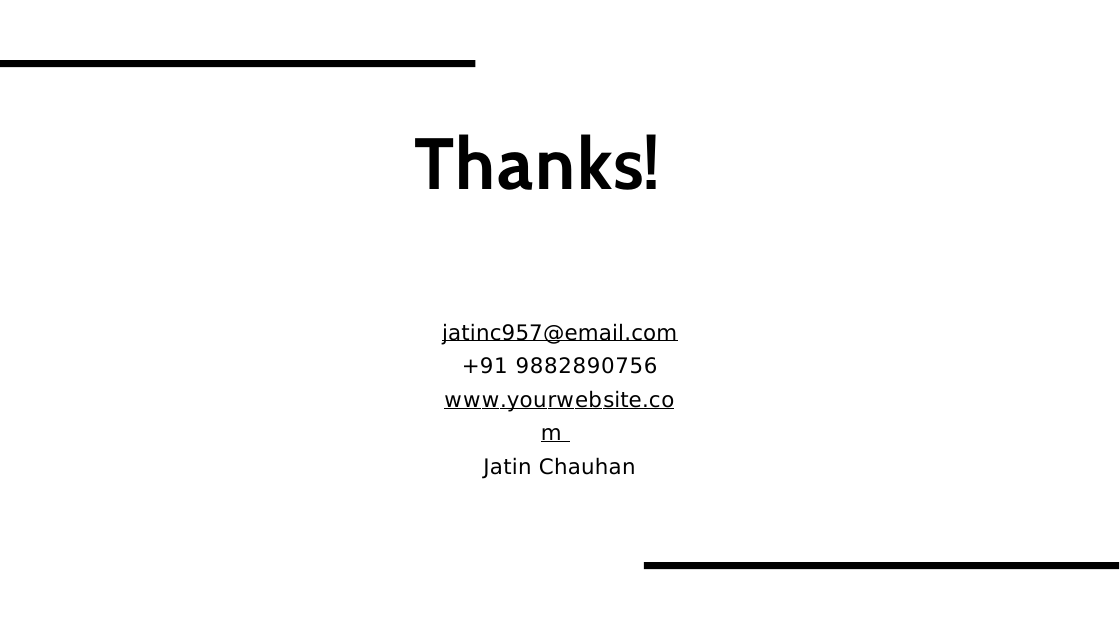
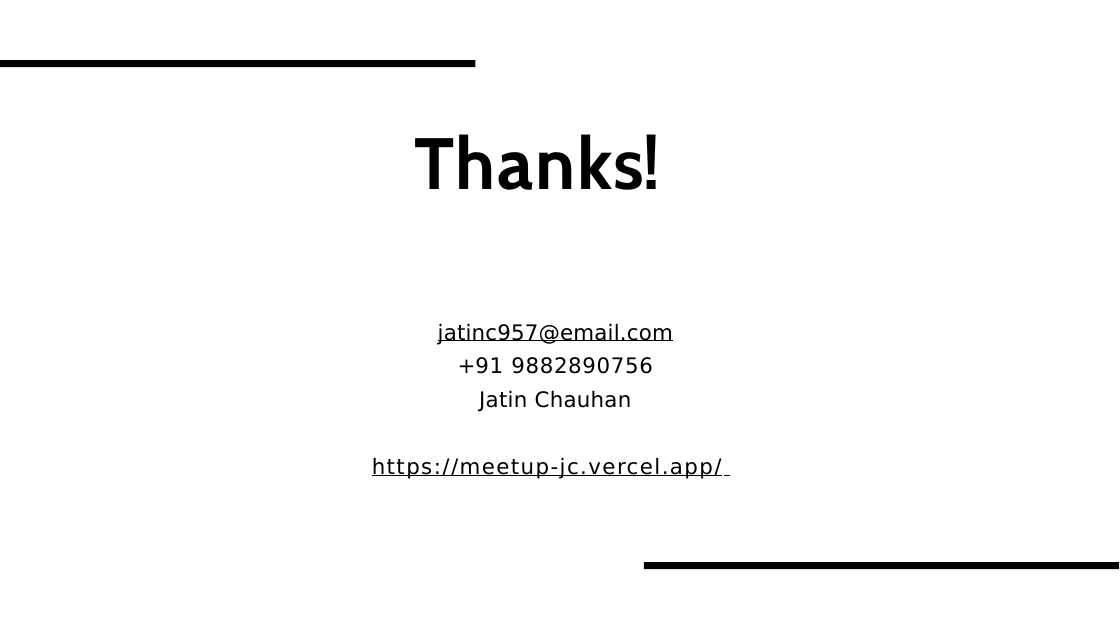
Before and after one commit to Jatin957/Meetup, a slide deck: slide 8 of Meetup.pptx. Drawn at 1120x630 pixels with LibreOffice and Linux fonts; fonts in the diff are those of the drawing. Boxes give left, top, right and bottom in pixels: in the first picture for what was removed or moved away, otherwise in the second. Text is boxed around its words. In the diff, an @@ line names an element or a change of style, - is before the commit and + after.

```diff
--- a/Meetup.pptx
+++ b/Meetup.pptx
@@ text "jatinc957@email.com": place and size @@
-text "jatinc957@email.com" at bbox=[442, 323, 677, 479]
+text "jatinc957@email.com" at bbox=[372, 323, 722, 479]
@@ text at bbox=[444, 390, 674, 412]: paragraph removed @@
-www.yourwebsite.com
@@ text at bbox=[479, 390, 632, 412]: indent changed; line spacing 1.31 to 1; more space between paragraphs @@
@@ text at bbox=[372, 457, 722, 479]: paragraph added @@
+https://meetup-jc.vercel.app/
```
Also in this commit, not shown: 1 other file.
